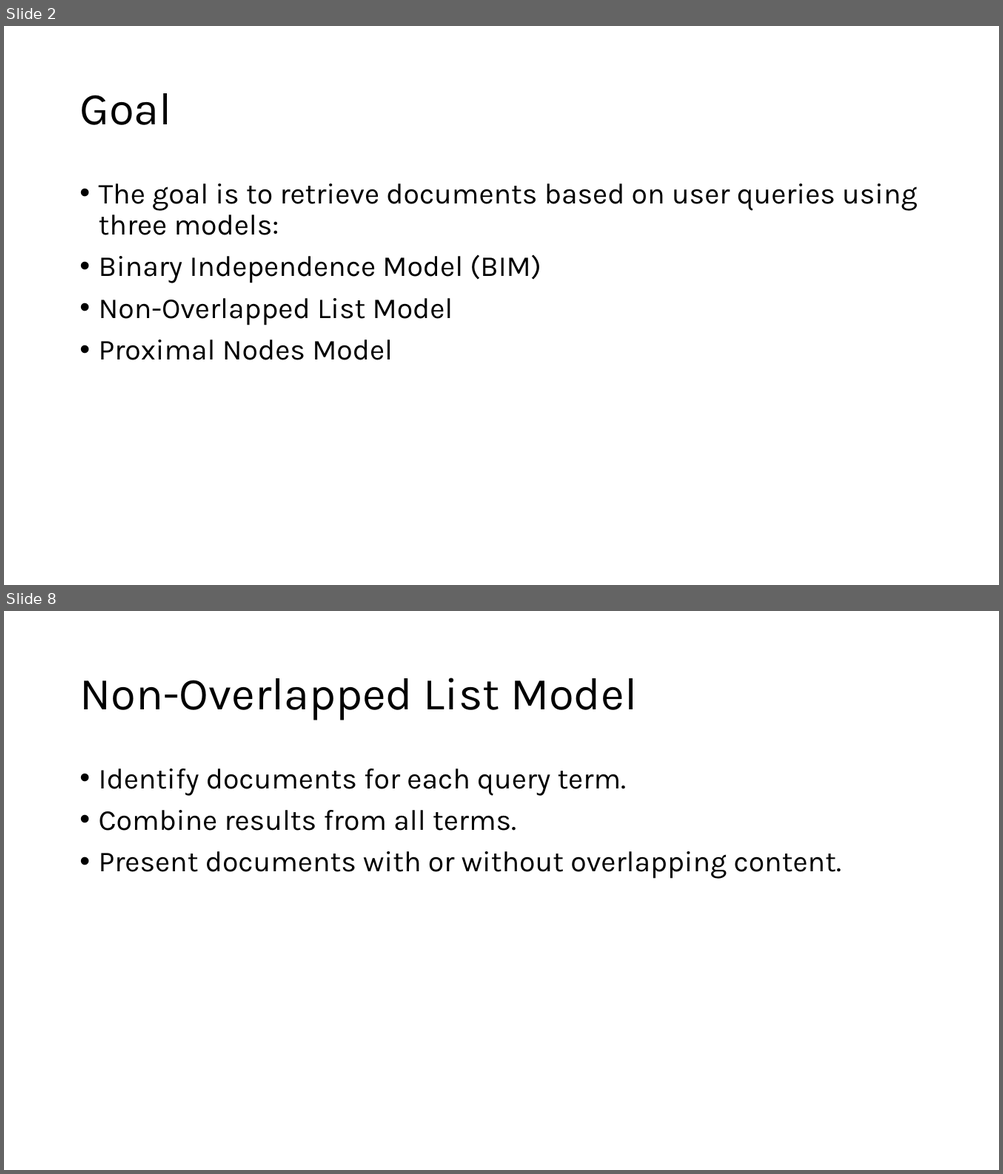
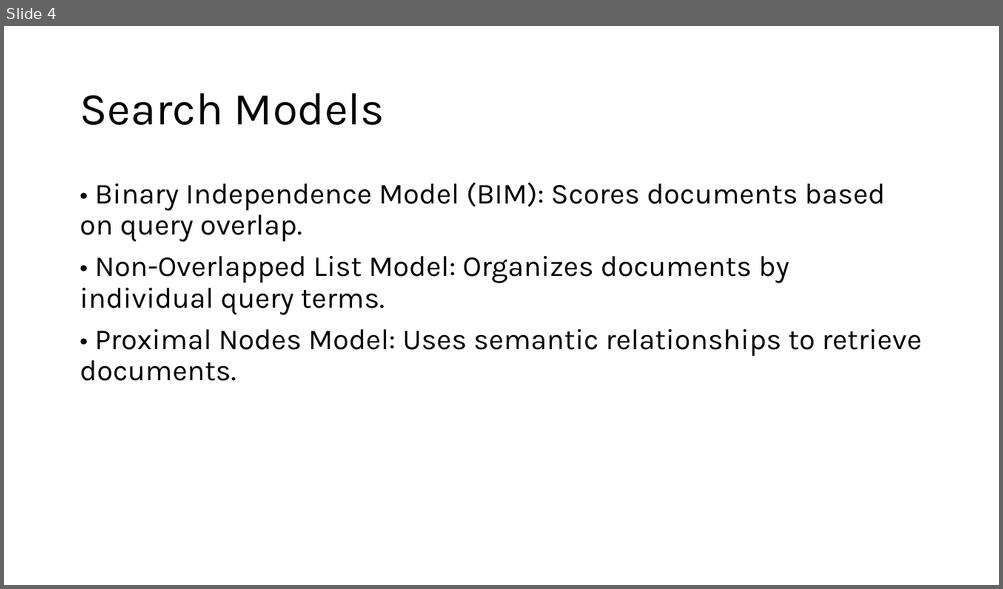
Before and after one commit to AbdulMateenzwl/Information-Retrieval, a slide deck: Assignment 3/Report.pptx. Shown one above the other, each under a label of ours: slides 2 and 8 before the commit, slide 4 after it; the slides between them are not shown. The pictures are 1003x1174 and 1003x589 pixels, drawn with LibreOffice and Linux fonts; fonts in the diff are those of the drawing. Boxes give left, top, right and bottom in pixels: in the first picture for what was removed or moved away, otherwise in the second. Text is boxed around its words. In the diff, an @@ line names an element or a change of style, - is before the commit and + after.

```diff
--- a/Assignment 3/Report.pptx
+++ b/Assignment 3/Report.pptx
@@ slide 8 removed at (x1=4, y1=611, x2=999, y2=1170), background #FFFFFF @@
@@ title removed at (x1=79, y1=678, x2=637, y2=721) @@
-Non-Overlapped List Model
@@ text removed at (x1=99, y1=769, x2=841, y2=879) @@
-• Identify documents for each query term.
-• Combine results from all terms.
-• Present documents with or without overlapping content.
@@ what was slide 2 is now slide 4 @@
@@ slide 4 changed as well @@
@@ title at (x1=79, y1=93, x2=384, y2=125): text changed @@
-Goal
+Search Models
@@ text at (x1=79, y1=182, x2=922, y2=381): text changed @@
-• The goal is to retrieve documents based on user queries using three models:
-• Binary Independence Model (BIM)
-• Non-Overlapped List Model
-• Proximal Nodes Model
+• Binary Independence Model (BIM): Scores documents based on query overlap.
+• Non-Overlapped List Model: Organizes documents by individual query terms.
+• Proximal Nodes Model: Uses semantic relationships to retrieve documents.
```
Also in this commit, not shown: 10 other slides changed, 2 slides added, 3 other slides removed, 33 other files.
